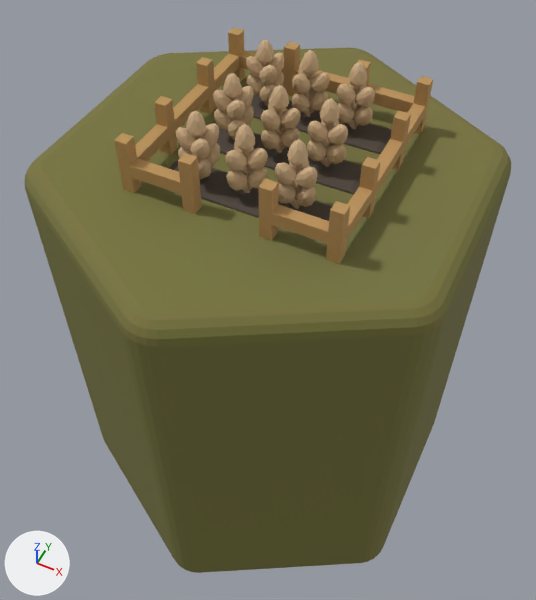
A saved change to the glTF model public/models/Hex-cv.glb.
Rendered twice from a 50 mm camera at (1.055, -2.133, 1.661) aimed at (-0.008, -0.007, -0.997). The axes (+X, +Y, +Z) are drawn at lower left. The lights are the same throughout. Vertices at the same position are counted once.

In view in the first picture: 'Cube.087_Material.001_0', 'Cylinder'.
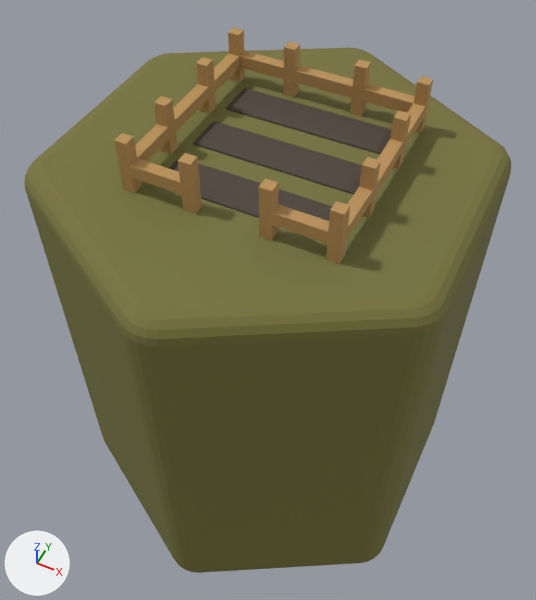
Where the change shows, as pixel boxes (x1, y1, x2, y2) in the pictures (536 x 600 px):
'Cube.087_Material.001_0.001', added (brown)
    after: (169, 88, 392, 221)
part 1 of me_cube_087_material_001_0, deleted (brown)
    before: (169, 40, 392, 221)

What the commit changed:
Material 'Material.008' (mat_material_008) is new.
Its texture is img_image_0.
Its roughness is 0.821.
me_cube_087_material_001_0 is used by ob_cube_087_material_001_0; location (0.0, 0.0, 0.0).
me_cube_087_material_001_0 had 4331 vertices, 8322 faces and spanned x -0.407..0.48, y -0.428..0.463, z -0.174..0.161.
me_cube_087_material_001_0 now has 178 vertices, 276 faces and spans x -0.407..0.48, y -0.428..0.463, z -0.171..0.074.
me_cube_087_material_001_0 part 1: 64 loose pieces with 4153 vertices, spanning x -0.329..0.397, y -0.348..0.383, z -0.174..0.161, are deleted.
Mesh me_cube_087_material_001_0_004 is new.
It has 438 vertices, 864 faces and spans x -0.329..0.397, y -0.348..0.383, z -0.174..-0.136.
It uses material mat_material_008 (picture img_image_0).
Object 'Cube.087_Material.001_0.001' (ob_cube_087_material_001_0_001) is new; it shows me_cube_087_material_001_0_004.
Its location is (0.0, 0.0, 0.0).
